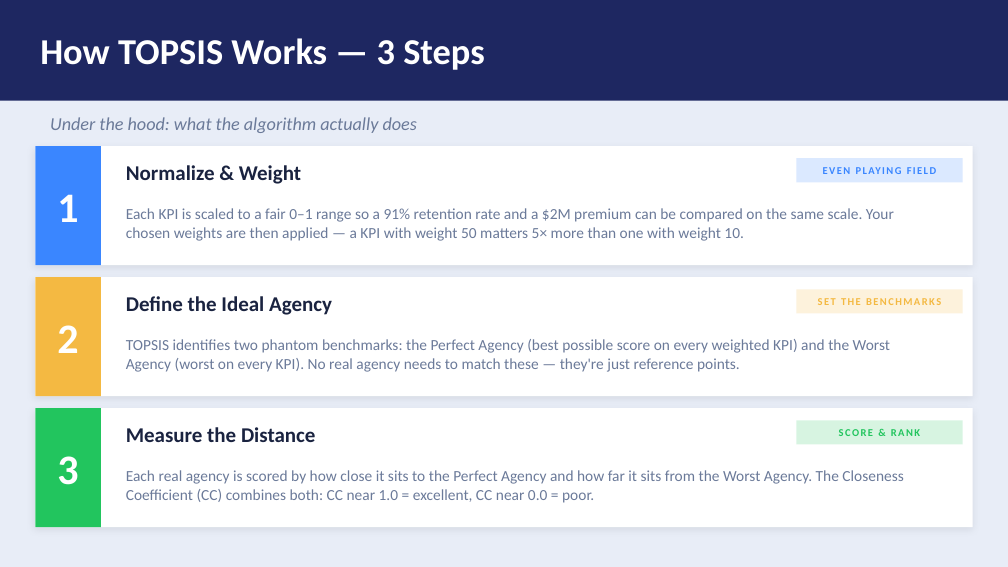
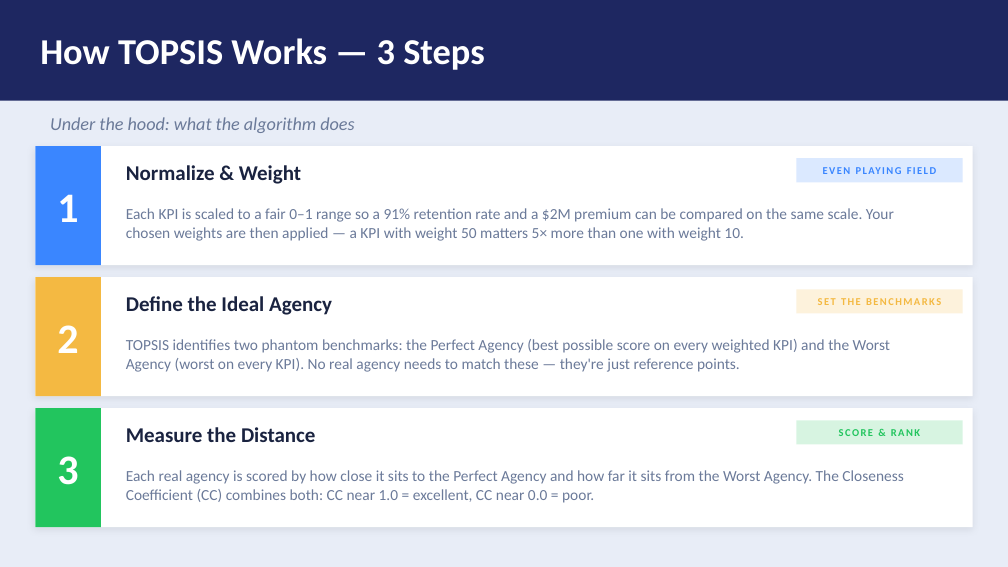
Before and after one commit to sujay1990-vm/agency_finder, a slide deck: slide 3 of TOPSIS_Method_Explainer.pptx. Drawn at 1008x567 pixels with LibreOffice and Linux fonts; fonts in the diff are those of the drawing. Boxes give left, top, right and bottom in pixels: in the first picture for what was removed or moved away, otherwise in the second. Text is boxed around its words. In the diff, an @@ line names an element or a change of style, - is before the commit and + after.

```diff
--- a/TOPSIS_Method_Explainer.pptx
+++ b/TOPSIS_Method_Explainer.pptx
@@ text at box(50, 117, 354, 133): text changed @@
-Under the hood: what the algorithm actually does
+Under the hood: what the algorithm does
```
Also in this commit, not shown: 2 other slides changed, 4 other files.
